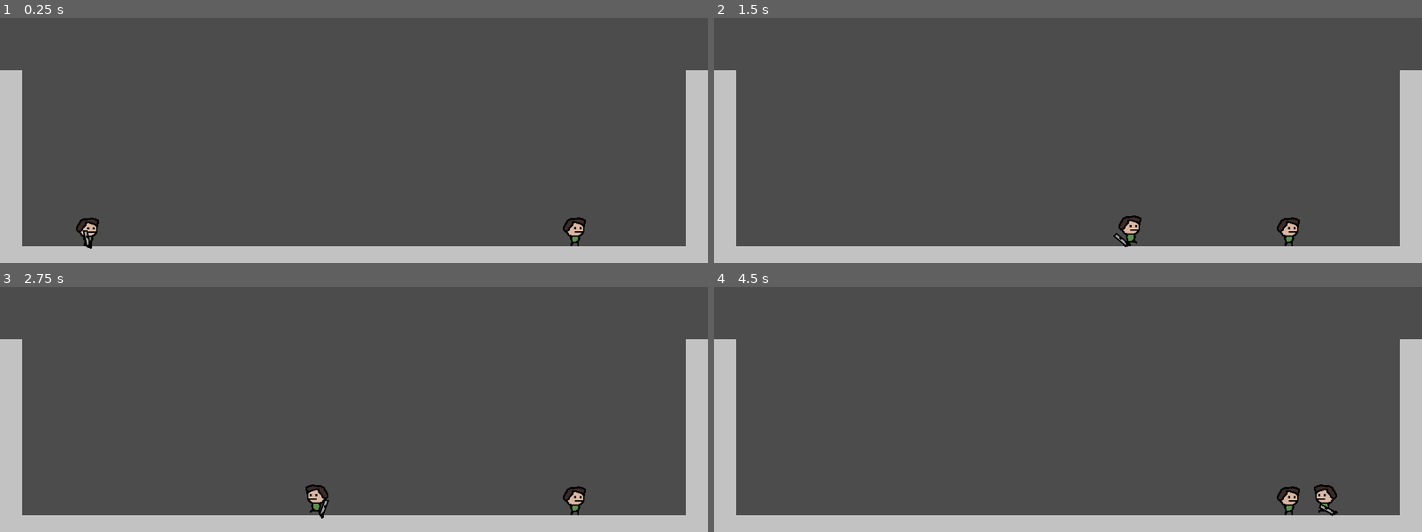
Above: before the commit, frames 1-4 (two rows, left to right).
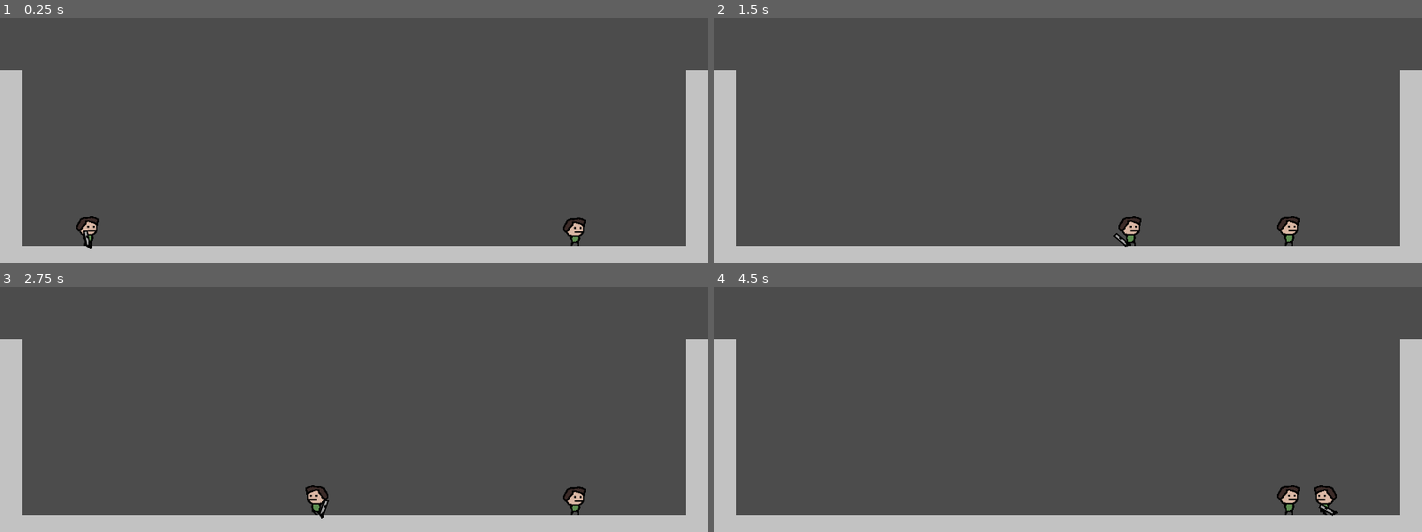
Above: after the commit, the same moments.

Repository: Toefge/InteraktiveSysteme
Game: Godot game, scene res://game.tscn
Two runs of this game, one before a commit and one after it. Both use one fixed random seed, a clock stepped at 60 frames per second and the inputs below.
Inputs (mouse positions are in pixels of both pictures, inside the frame that each line leads up to):
- Up to frame 1 (0.25 s): no input
- Up to frame 2 (1.5 s): move the mouse to (1223, 35) at 0.52 s; press the mouse at (1223, 35) at 0.53 s; hold D (right) from 0.53 s (still down); tap Up (ui_up) at 0.77 s; move the mouse to (926, 76) at 1.27 s; release the mouse at (926, 76) at 1.28 s; click (926, 76) at 1.35 s
- Up to frame 3 (2.75 s): tap Up (ui_up) at 1.52 s; move the mouse to (outside the picture) at 2.02 s; release D (right) at 2.03 s; press the mouse at (outside the picture) at 2.03 s; hold A (left) from 2.03 s (still down)
- Up to frame 4 (4.5 s): move the mouse to (1032, 407) at 2.77 s; release A (left) at 2.78 s; release the mouse at (1032, 407) at 2.78 s; hold D (right) 2.78-4.28 s; click (1032, 407) at 2.85 s; tap Up (ui_up) at 3.02, 3.77 s; move the mouse to (1280, 387) at 3.52 s; press the mouse at (1280, 387) at 3.53 s; move the mouse to (outside the picture) at 4.27 s; release the mouse at (outside the picture) at 4.28 s; hold A (left) from 4.28 s (still down); click (outside the picture) at 4.35 s

The runs differ from the first frame. In frame 1, 0.1% of the frame differs, in the area x 10-14%, y 80-91%; in frame 2, 0.2%, in the area x 57-83%, y 80-94%; in frame 3, 0.1%; in frame 4, 0.2%.

Commit message:
Damage Update

Diff:
--- a/Area2D.tscn
+++ b/Area2D.tscn
@@ -1,7 +1,8 @@
 [gd_scene load_steps=4 format=2]
 
 [ext_resource path="res://assets/sBullet_strip2.png" type="Texture" id=1]
-[ext_resource path="res://Area2D.gd" type="Script" id=2]
+[ext_resource path="res://Bullet.gd" type="Script" id=2]
+
 
 [sub_resource type="RectangleShape2D" id=1]
 extents = Vector2( 8.2253, 5.3206 )
--- /dev/null
+++ b/HitBoxScript.gd
@@ -0,0 +1,5 @@
+extends Area2D
+class_name Hitbox
+
+export (NodePath) var entity_path = ".."
+onready var entity = get_node(entity_path)
--- a/objects.gd
+++ b/Player1/objects.gd
@@ -47,7 +47,7 @@
 			move.y = fall_speed
 
 		#Sprites for jumping and running
-		if move.y > 0: $Sprite.play("jump")
+		if move.y < 0: $Sprite.play("jump")
 		if move.x !=0: $Sprite.play("run")
 		else: $Sprite.play("idle")
 
--- a/player.tscn
+++ b/Player1/player.tscn
@@ -1,49 +1,49 @@
 [gd_scene load_steps=16 format=2]
 
-[ext_resource path="res://assets/sGun.png" type="Texture" id=1]
-[ext_resource path="res://Sprite(gun).gd" type="Script" id=2]
+[ext_resource path="res://Sprite(gun).gd" type="Script" id=1]
+[ext_resource path="res://Player1/objects.gd" type="Script" id=2]
 [ext_resource path="res://assets/sPlayer.png" type="Texture" id=3]
-[ext_resource path="res://assets/sPlayer2.png" type="Texture" id=4]
-[ext_resource path="res://objects.gd" type="Script" id=5]
-[ext_resource path="res://assets/sPlayer_a_strip2.png" type="Texture" id=6]
-[ext_resource path="res://assets/sPlayer_r_strip4.png" type="Texture" id=7]
+[ext_resource path="res://assets/sPlayer_r_strip4.png" type="Texture" id=4]
+[ext_resource path="res://assets/sPlayer_a_strip2.png" type="Texture" id=5]
+[ext_resource path="res://assets/sPlayer2.png" type="Texture" id=6]
+[ext_resource path="res://assets/sGun.png" type="Texture" id=7]
 
 [sub_resource type="RectangleShape2D" id=1]
 extents = Vector2( 8.02926, 15.5354 )
 
 [sub_resource type="AtlasTexture" id=2]
 flags = 4
-atlas = ExtResource( 6 )
+atlas = ExtResource( 5 )
 region = Rect2( 0, 0, 48, 48 )
 
 [sub_resource type="AtlasTexture" id=3]
 flags = 4
-atlas = ExtResource( 6 )
+atlas = ExtResource( 5 )
 region = Rect2( 48, 0, 48, 48 )
 
 [sub_resource type="AtlasTexture" id=4]
 flags = 4
-atlas = ExtResource( 7 )
+atlas = ExtResource( 4 )
 region = Rect2( 0, 0, 48, 48 )
 
 [sub_resource type="AtlasTexture" id=5]
 flags = 4
-atlas = ExtResource( 7 )
+atlas = ExtResource( 4 )
 region = Rect2( 48, 0, 48, 48 )
 
 [sub_resource type="AtlasTexture" id=6]
 flags = 4
-atlas = ExtResource( 7 )
+atlas = ExtResource( 4 )
 region = Rect2( 96, 0, 48, 48 )
 
 [sub_resource type="AtlasTexture" id=7]
 flags = 4
-atlas = ExtResource( 7 )
+atlas = ExtResource( 4 )
 region = Rect2( 144, 0, 48, 48 )
 
 [sub_resource type="SpriteFrames" id=8]
 animations = [ {
-"frames": [ ExtResource( 4 ), ExtResource( 3 ) ],
+"frames": [ ExtResource( 6 ), ExtResource( 3 ) ],
 "loop": true,
 "name": "idle",
 "speed": 4.0
@@ -60,7 +60,7 @@
 } ]
 
 [node name="player" type="KinematicBody2D"]
-script = ExtResource( 5 )
+script = ExtResource( 2 )
 
 [node name="CollisionShape2D" type="CollisionShape2D" parent="."]
 shape = SubResource( 1 )
--- a/player 2.gd
+++ b/Player2/player 2.gd
@@ -1,4 +1,8 @@
 extends KinematicBody2D
+
+signal health_updated(health)
+signal killed()
+
 
 var move = Vector2()
 export var speed: = Vector2(300.0, 1000.0)
@@ -9,6 +13,11 @@
 var _velocity: = Vector2.ZERO
 const FLOOR_NORMAL: = Vector2.UP
 
+#Hp
+export (float) var max_health = 100;
+onready var health = max_health setget _set_health
+onready var invulnerability_timer = $InvulnerabilityTimer
+onready var Hitbox = $Hitbox
 
 
 
@@ -47,8 +56,27 @@
 			move.y = fall_speed
 
 		#Sprites for jumping and running
-		if move.y > 0: $AnimatedSprite.play("jump")
+		if move.y < 0: $AnimatedSprite.play("jump")
 		if move.x !=0: $AnimatedSprite.play("run")
 		else: $AnimatedSprite.play("idle")
 
 		return move
+
+
+func damage(amount):
+	#if invulnerability_timer.is_stopped():
+	#	invulnerability_timer.start()
+	_set_health(health - amount)
+	print("damaged")
+
+func kill():
+	print("dead")
+
+func _set_health(value):
+	var prev_health = health
+	health = clamp(value, 0, max_health)
+	if health != prev_health:
+		emit_signal("health_updated", health)
+		if health == 0:
+			kill()
+			emit_signal("killed")
--- /dev/null
+++ b/Player2/player 2.tscn
@@ -0,0 +1,108 @@
+[gd_scene load_steps=17 format=2]
+
+[ext_resource path="res://HitBoxScript.gd" type="Script" id=1]
+[ext_resource path="res://Player2/player 2.gd" type="Script" id=2]
+[ext_resource path="res://assets/sPlayer.png" type="Texture" id=3]
+[ext_resource path="res://assets/sPlayer_r_strip4.png" type="Texture" id=4]
+[ext_resource path="res://assets/sPlayer_a_strip2.png" type="Texture" id=5]
+[ext_resource path="res://assets/sPlayer2.png" type="Texture" id=6]
+
+[sub_resource type="RectangleShape2D" id=1]
+extents = Vector2( 14.6332, 16.8791 )
+
+[sub_resource type="AtlasTexture" id=2]
+flags = 4
+atlas = ExtResource( 5 )
+region = Rect2( 0, 0, 48, 48 )
+
+[sub_resource type="AtlasTexture" id=3]
+flags = 4
+atlas = ExtResource( 5 )
+region = Rect2( 48, 0, 48, 48 )
+
+[sub_resource type="AtlasTexture" id=4]
+flags = 4
+atlas = ExtResource( 4 )
+region = Rect2( 0, 0, 48, 48 )
+
+[sub_resource type="AtlasTexture" id=5]
+flags = 4
+atlas = ExtResource( 4 )
+region = Rect2( 48, 0, 48, 48 )
+
+[sub_resource type="AtlasTexture" id=6]
+flags = 4
+atlas = ExtResource( 4 )
+region = Rect2( 96, 0, 48, 48 )
+
+[sub_resource type="AtlasTexture" id=7]
+flags = 4
+atlas = ExtResource( 4 )
+region = Rect2( 144, 0, 48, 48 )
+
+[sub_resource type="SpriteFrames" id=8]
+animations = [ {
+"frames": [ ExtResource( 6 ), ExtResource( 3 ) ],
+"loop": true,
+"name": "idle",
+"speed": 2.0
+}, {
+"frames": [ SubResource( 2 ), SubResource( 3 ) ],
+"loop": true,
+"name": "jump",
+"speed": 5.0
+}, {
+"frames": [ SubResource( 4 ), SubResource( 5 ), SubResource( 6 ), SubResource( 7 ) ],
+"loop": true,
+"name": "run",
+"speed": 5.0
+} ]
+
+[sub_resource type="Animation" id=9]
+resource_name = "Flash"
+tracks/0/type = "value"
+tracks/0/path = NodePath("AnimatedSprite:visible")
+tracks/0/interp = 1
+tracks/0/loop_wrap = true
+tracks/0/imported = false
+tracks/0/enabled = true
+tracks/0/keys = {
+"times": PoolRealArray(  ),
+"transitions": PoolRealArray(  ),
+"update": 1,
+"values": [  ]
+}
+
+[sub_resource type="CapsuleShape2D" id=10]
+radius = 8.92834
+height = 16.4005
+
+[node name="player 2" type="KinematicBody2D"]
+position = Vector2( 900, 0 )
+script = ExtResource( 2 )
+max_health = 20.0
+
+[node name="CollisionShape2D" type="CollisionShape2D" parent="."]
+shape = SubResource( 1 )
+
+[node name="AnimatedSprite" type="AnimatedSprite" parent="."]
+position = Vector2( 0.512747, -7.17844 )
+frames = SubResource( 8 )
+animation = "run"
+frame = 3
+
+[node name="InvulnerabilityTimer" type="Timer" parent="."]
+wait_time = 0.863
+one_shot = true
+
+[node name="AnimationPlayer" type="AnimationPlayer" parent="."]
+anims/Flash = SubResource( 9 )
+
+[node name="Hitbox" type="Area2D" parent="."]
+collision_layer = 32
+collision_mask = 0
+script = ExtResource( 1 )
+
+[node name="HitboxCollider" type="CollisionShape2D" parent="Hitbox"]
+position = Vector2( 0.707214, -2.82844 )
+shape = SubResource( 10 )
--- /dev/null
+++ b/Scripts/DamageArea.gd
@@ -0,0 +1,18 @@
+extends Area2D
+
+signal entity_damaged(entity)
+
+export (float) var damage_amount = 2
+
+var exceptions = []
+
+func add_exception(node : Node):
+	exceptions.append(node)
+
+func remove_exception(node : Node):
+	exceptions.erase(node)
+
+func _on_DamageArea_area_entered(area):
+	if area is Hitbox:
+		if !exceptions.has(area.entity) && area.entity.has_method("damage"):
+			area.entity.damage(damage_amount) #(damage_amount, self) for testing
--- a/bullet.tscn
+++ b/bullet.tscn
@@ -1,10 +1,14 @@
-[gd_scene load_steps=4 format=2]
+[gd_scene load_steps=6 format=2]
 
 [ext_resource path="res://assets/sBullet_strip2.png" type="Texture" id=1]
-[ext_resource path="res://Area2D.gd" type="Script" id=2]
+[ext_resource path="res://Bullet.gd" type="Script" id=2]
+[ext_resource path="res://Scripts/DamageArea.gd" type="Script" id=3]
 
 [sub_resource type="RectangleShape2D" id=1]
 extents = Vector2( 8.2253, 5.3206 )
+
+[sub_resource type="RectangleShape2D" id=2]
+extents = Vector2( 10.0715, 5.5445 )
 
 [node name="bullet" type="Area2D"]
 script = ExtResource( 2 )
@@ -20,5 +24,15 @@
 [node name="VisibilityNotifier2D" type="VisibilityNotifier2D" parent="."]
 position = Vector2( -1.43634, 0.0435247 )
 scale = Vector2( 0.926007, 0.377586 )
+
+[node name="DamageArea" type="Area2D" parent="."]
+collision_layer = 0
+collision_mask = 32
+script = ExtResource( 3 )
+
+[node name="CollisionShape2D" type="CollisionShape2D" parent="DamageArea"]
+position = Vector2( 3.34087, 0 )
+shape = SubResource( 2 )
 [connection signal="body_entered" from="." to="." method="_on_bullet_body_entered"]
 [connection signal="screen_exited" from="VisibilityNotifier2D" to="." method="_on_VisibilityNotifier2D_screen_exited"]
+[connection signal="area_entered" from="DamageArea" to="DamageArea" method="_on_DamageArea_area_entered"]
--- a/game.tscn
+++ b/game.tscn
@@ -1,8 +1,8 @@
 [gd_scene load_steps=6 format=2]
 
 [ext_resource path="res://assets/wall.png" type="Texture" id=1]
-[ext_resource path="res://player 2.tscn" type="PackedScene" id=2]
-[ext_resource path="res://player.tscn" type="PackedScene" id=4]
+[ext_resource path="res://Player2/player 2.tscn" type="PackedScene" id=2]
+[ext_resource path="res://Player1/player.tscn" type="PackedScene" id=4]
 
 [sub_resource type="ConvexPolygonShape2D" id=1]
 points = PoolVector2Array( 0, 0, 32, 0, 32, 32, 0, 32 )
@@ -38,7 +38,7 @@
 format = 1
 tile_data = PoolIntArray( 655360, 0, 0, 655391, 0, 0, 720896, 0, 0, 720927, 0, 0, 786432, 0, 0, 786463, 0, 0, 851968, 0 …(615 unchanged characters)…
 
-[node name="player2" parent="." instance=ExtResource( 4 )]
+[node name="player1" parent="." instance=ExtResource( 4 )]
 position = Vector2( 127.048, 548.912 )
 speed = Vector2( 500, 1000 )
 
--- a/objects.tscn
+++ b/objects.tscn
@@ -1,7 +1,7 @@
 [gd_scene load_steps=14 format=2]
 
 [ext_resource path="res://assets/sPlayer.png" type="Texture" id=1]
-[ext_resource path="res://objects.gd" type="Script" id=2]
+[ext_resource path="res://Player1/objects.gd" type="Script" id=2]
 [ext_resource path="res://assets/sPlayer2.png" type="Texture" id=3]
 [ext_resource path="res://assets/sPlayer_a_strip2.png" type="Texture" id=4]
 [ext_resource path="res://assets/sPlayer_r_strip4.png" type="Texture" id=5]
@@ -11,33 +11,33 @@
 
 [sub_resource type="AtlasTexture" id=2]
 flags = 4
-atlas = ExtResource( 5 )
+atlas = ExtResource( 4 )
 region = Rect2( 0, 0, 48, 48 )
 
 [sub_resource type="AtlasTexture" id=3]
 flags = 4
-atlas = ExtResource( 5 )
+atlas = ExtResource( 4 )
 region = Rect2( 48, 0, 48, 48 )
 
 [sub_resource type="AtlasTexture" id=4]
 flags = 4
 atlas = ExtResource( 5 )
-region = Rect2( 96, 0, 48, 48 )
+region = Rect2( 0, 0, 48, 48 )
 
 [sub_resource type="AtlasTexture" id=5]
 flags = 4
 atlas = ExtResource( 5 )
-region = Rect2( 144, 0, 48, 48 )
+region = Rect2( 48, 0, 48, 48 )
 
 [sub_resource type="AtlasTexture" id=6]
 flags = 4
-atlas = ExtResource( 4 )
-region = Rect2( 0, 0, 48, 48 )
+atlas = ExtResource( 5 )
+region = Rect2( 96, 0, 48, 48 )
 
 [sub_resource type="AtlasTexture" id=7]
 flags = 4
-atlas = ExtResource( 4 )
-region = Rect2( 48, 0, 48, 48 )
+atlas = ExtResource( 5 )
+region = Rect2( 144, 0, 48, 48 )
 
 [sub_resource type="SpriteFrames" id=8]
 animations = [ {
@@ -46,15 +46,15 @@
 "name": "idle",
 "speed": 4.0
 }, {
-"frames": [ SubResource( 2 ), SubResource( 3 ), SubResource( 4 ), SubResource( 5 ) ],
+"frames": [ SubResource( 2 ), SubResource( 3 ) ],
+"loop": true,
+"name": "jump",
+"speed": 1.0
+}, {
+"frames": [ SubResource( 4 ), SubResource( 5 ), SubResource( 6 ), SubResource( 7 ) ],
 "loop": true,
 "name": "run",
 "speed": 14.0
-}, {
-"frames": [ SubResource( 6 ), SubResource( 7 ) ],
-"loop": true,
-"name": "jump",
-"speed": 1.0
 } ]
 
 [node name="player" type="KinematicBody2D"]
--- a/player 2.tscn
+++ /dev/null
@@ -1,71 +0,0 @@
-[gd_scene load_steps=14 format=2]
-
-[ext_resource path="res://assets/sPlayer_a_strip2.png" type="Texture" id=1]
-[ext_resource path="res://assets/sPlayer_r_strip4.png" type="Texture" id=2]
-[ext_resource path="res://assets/sPlayer2.png" type="Texture" id=3]
-[ext_resource path="res://assets/sPlayer.png" type="Texture" id=4]
-[ext_resource path="res://player 2.gd" type="Script" id=5]
-
-[sub_resource type="RectangleShape2D" id=1]
-extents = Vector2( 14.6332, 16.8791 )
-
-[sub_resource type="AtlasTexture" id=2]
-flags = 4
-atlas = ExtResource( 1 )
-region = Rect2( 0, 0, 48, 48 )
-
-[sub_resource type="AtlasTexture" id=3]
-flags = 4
-atlas = ExtResource( 1 )
-region = Rect2( 48, 0, 48, 48 )
-
-[sub_resource type="AtlasTexture" id=4]
-flags = 4
-atlas = ExtResource( 2 )
-region = Rect2( 0, 0, 48, 48 )
-
-[sub_resource type="AtlasTexture" id=5]
-flags = 4
-atlas = ExtResource( 2 )
-region = Rect2( 48, 0, 48, 48 )
-
-[sub_resource type="AtlasTexture" id=6]
-flags = 4
-atlas = ExtResource( 2 )
-region = Rect2( 96, 0, 48, 48 )
-
-[sub_resource type="AtlasTexture" id=7]
-flags = 4
-atlas = ExtResource( 2 )
-region = Rect2( 144, 0, 48, 48 )
-
-[sub_resource type="SpriteFrames" id=8]
-animations = [ {
-"frames": [ ExtResource( 3 ), ExtResource( 4 ) ],
-"loop": true,
-"name": "idle",
-"speed": 2.0
-}, {
-"frames": [ SubResource( 2 ), SubResource( 3 ) ],
-"loop": true,
-"name": "jump",
-"speed": 5.0
-}, {
-"frames": [ SubResource( 4 ), SubResource( 5 ), SubResource( 6 ), SubResource( 7 ) ],
-"loop": true,
-"name": "run",
-"speed": 5.0
-} ]
-
-[node name="player 2" type="KinematicBody2D"]
-position = Vector2( 900, 0 )
-script = ExtResource( 5 )
-
-[node name="CollisionShape2D" type="CollisionShape2D" parent="."]
-shape = SubResource( 1 )
-
-[node name="AnimatedSprite" type="AnimatedSprite" parent="."]
-position = Vector2( 0.512747, -7.17844 )
-frames = SubResource( 8 )
-animation = "run"
-frame = 3
--- a/project.godot
+++ b/project.godot
@@ -8,8 +8,14 @@
 
 config_version=4
 
-_global_script_classes=[  ]
+_global_script_classes=[ {
+"base": "Area2D",
+"class": "Hitbox",
+"language": "GDScript",
+"path": "res://HitBoxScript.gd"
+} ]
 _global_script_class_icons={
+"Hitbox": ""
 }
 
 [application]
Renamed: Area2D.gd -> Bullet.gd
Not shown: 1 places in Player1/player.tscn that only renumber resources
